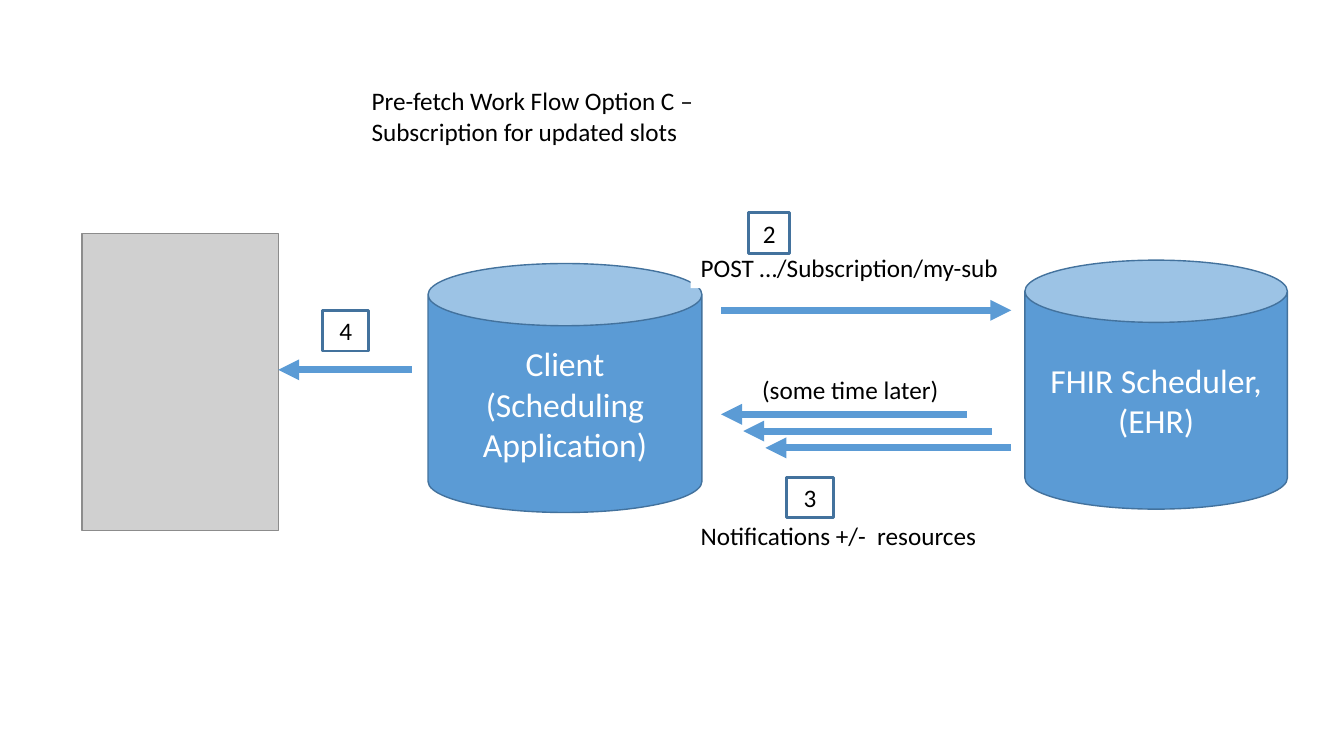
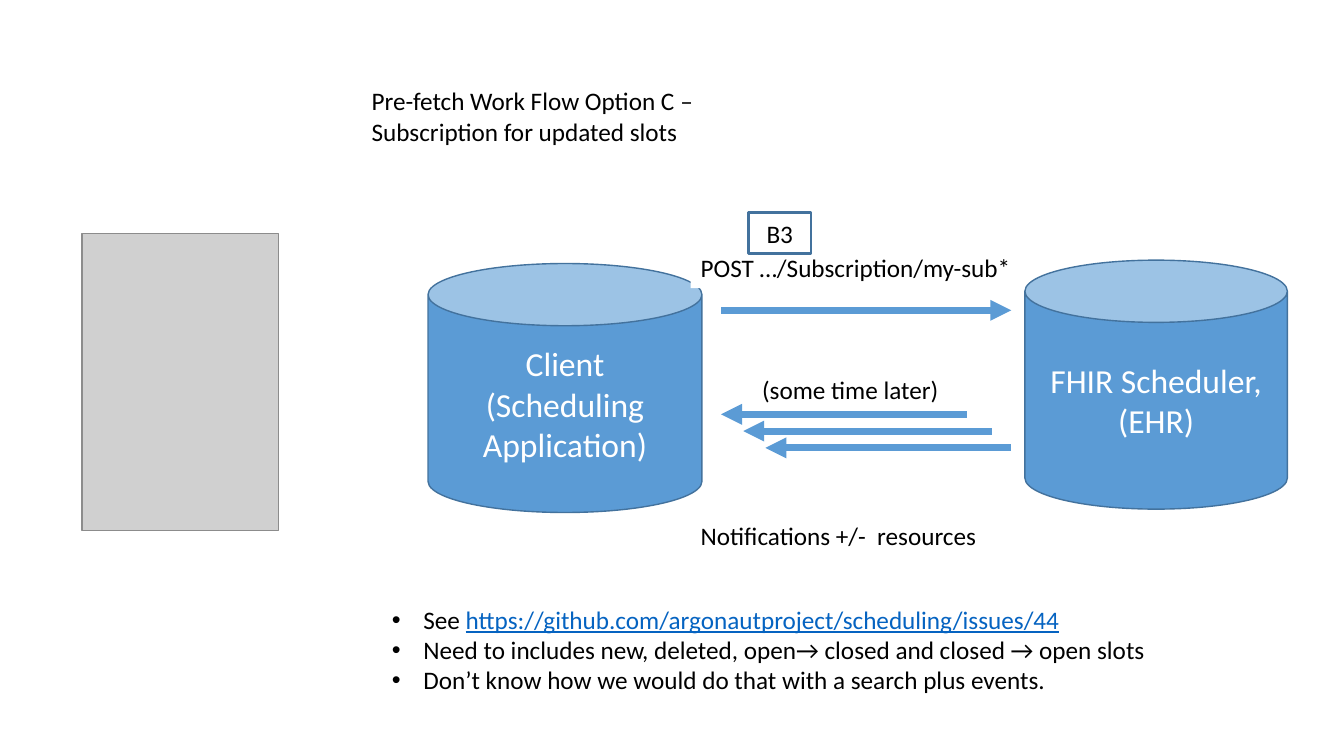
Before and after one commit to argonautproject/scheduling, a slide deck: slide 16 of meeting-notes/WorkFlowDiagrams.pptx (slide 17 before the commit). Drawn at 1344x756 pixels with LibreOffice and Linux fonts; fonts in the diff are those of the drawing; grey boxes stand for pictures. Boxes give left, top, right and bottom in pixels: in the first picture for what was removed or moved away, otherwise in the second. Text is boxed around its words. In the diff, an @@ line names an element or a change of style, - is before the commit and + after.

```diff
--- a/meeting-notes/WorkFlowDiagrams.pptx
+++ b/meeting-notes/WorkFlowDiagrams.pptx
@@ rectangle "B3" resized from (x1=749, y1=213, x2=790, y2=253) to (x1=749, y1=213, x2=812, y2=253) @@
@@ text in rectangle at (x1=767, y1=226, x2=793, y2=243): text changed @@
-2
+B3
@@ text at (x1=701, y1=259, x2=1011, y2=281): text changed @@
-POST …/Subscription/my-sub
+POST …/Subscription/my-sub*
@@ rectangle removed at (x1=323, y1=311, x2=368, y2=351) @@
-4
@@ arrow removed from (412, 370) to (278, 370) @@
@@ rectangle removed at (x1=786, y1=477, x2=833, y2=517) @@
-3
@@ text added at (x1=423, y1=611, x2=1144, y2=693), 18 pt, text #000000 @@
+• See https://github.com/argonautproject/scheduling/issues/44
+• Need to includes new, deleted, open→ closed and closed → open slots
+• Don’t know how we would do that with a search plus events.
```
Also in this commit, not shown: 3 other slides changed, 1 slide removed, 4 other files.
